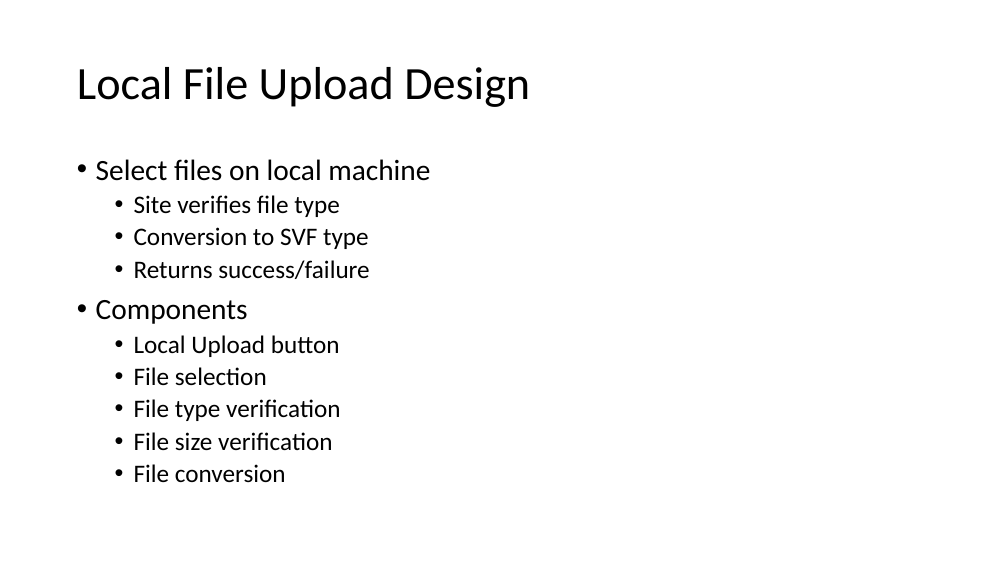
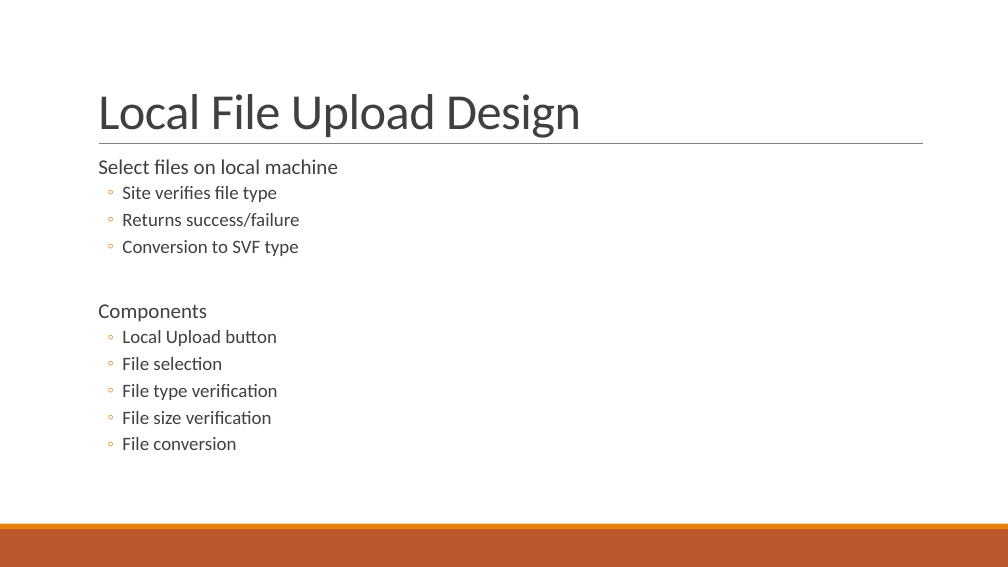
Before and after one commit to gonsalvg/Capstone-Forge-App, a slide deck: slide 20 of Progress Report/Progress report.pptx (slide 21 before the commit). Drawn at 1008x567 pixels with LibreOffice and Linux fonts; fonts in the diff are those of the drawing. Boxes give left, top, right and bottom in pixels: in the first picture for what was removed or moved away, otherwise in the second. Text is boxed around its words. In the diff, an @@ line names an element or a change of style, - is before the commit and + after.

```diff
--- a/Progress Report/Progress report.pptx
+++ b/Progress Report/Progress report.pptx
@@ title "Local File Upload Design": place and size @@
-title "Local File Upload Design" at [77,67,530,107]
+title "Local File Upload Design" at [98,94,581,138]
@@ title "Local File Upload Design" at [98,94,581,138]: size 44 to 48 pt, text colour #000000 to #404040, letter spacing 0 to -0.5 pt; line spacing 0.9 to 0.85; vertical alignment middle to bottom @@
@@ line added from (99, 144) to (923, 144), #808080 0.5 pt @@
@@ text at [98,159,338,450]: size 28 to 20 pt in "Select files on local machine", "Components"; text colour #000000 to #404040 in "Select files on local machine", "Site verifies file type", "Conversion to SVF type", "Components" and 5 more places; size 24 to 18 pt in "Site verifies file type", "Conversion to SVF type", "Local Upload button", "File selection" and 3 more places; bullet • to  ; more space between paragraphs; bullet • to ◦ @@
@@ text at [122,213,299,227]: paragraph added @@
+  ◦ Returns success/failure
@@ text at [134,260,369,279]: paragraph removed @@
-  • Returns success/failure
@@ rectangle added at [0,529,1008,567], fill #BD582C @@
@@ rectangle added at [0,524,1008,529], fill #E48312 @@
```
Also in this commit, not shown: 32 other slides changed, 2 slides added, 1 slide removed.
